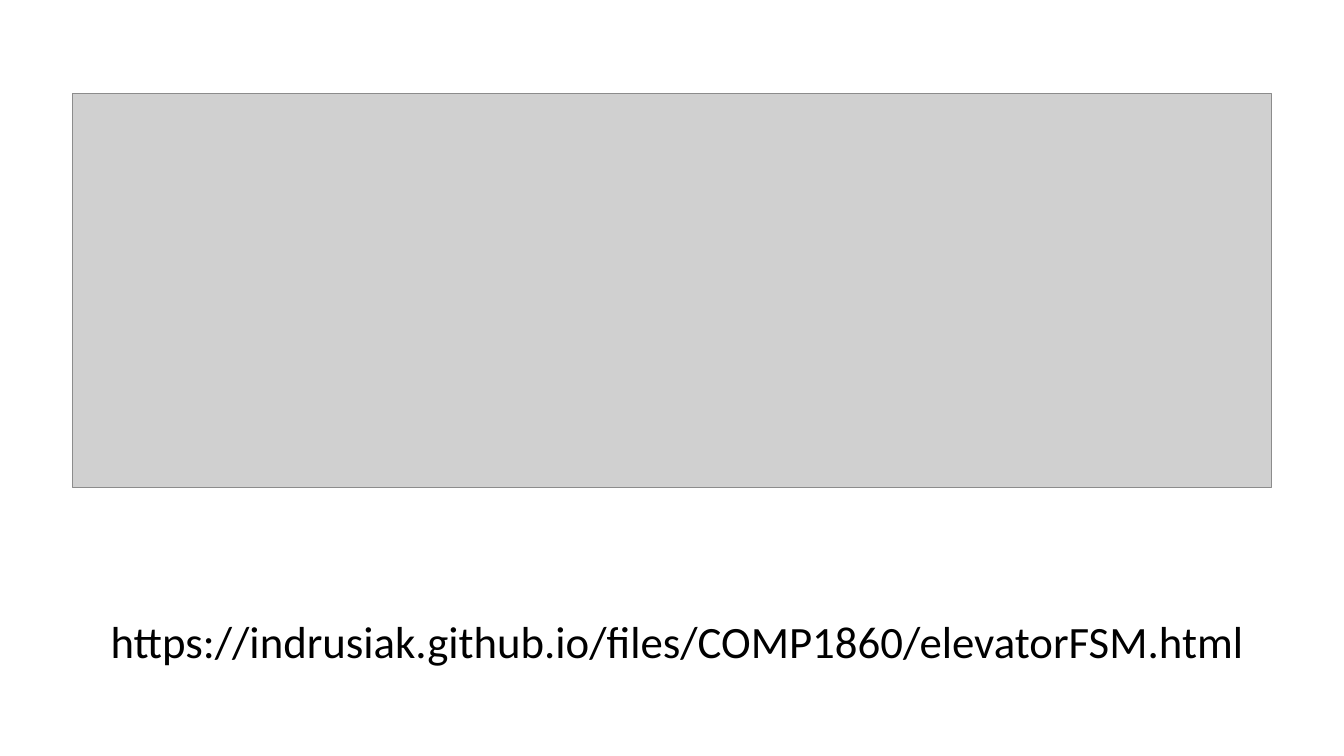
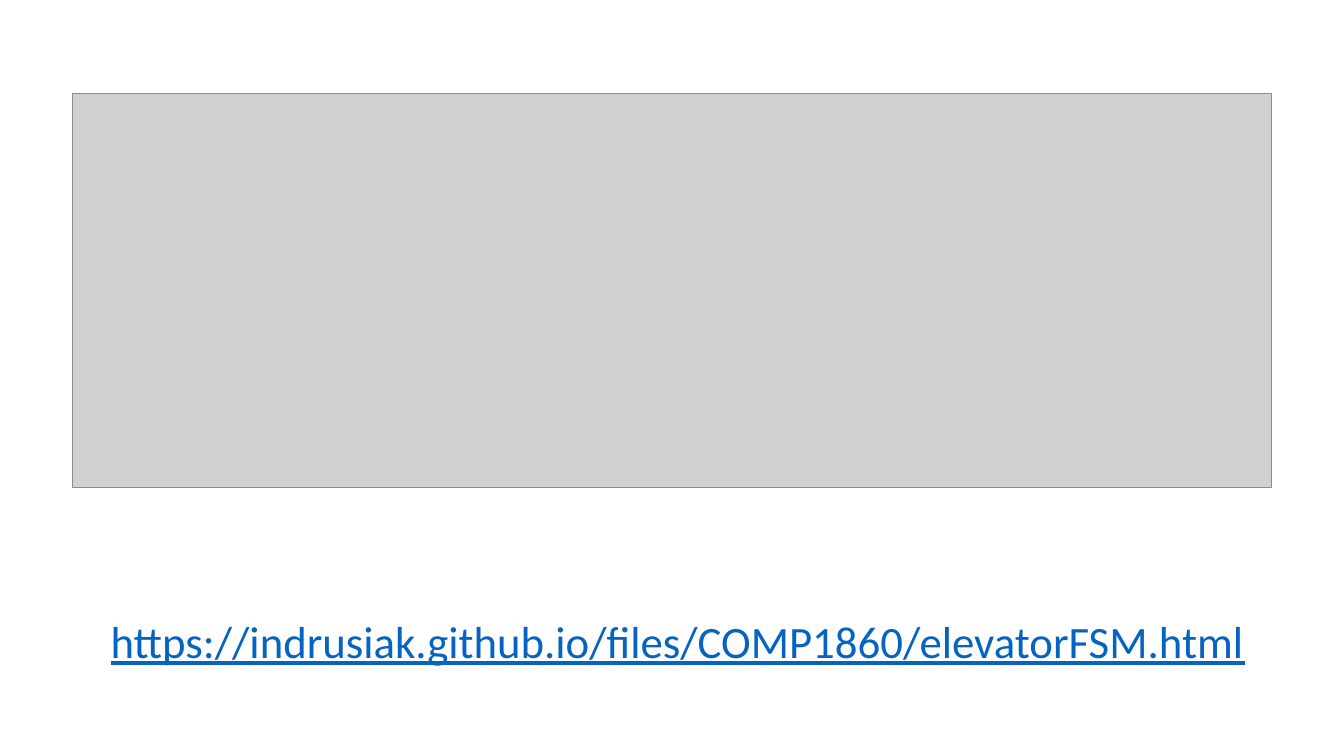
Before and after one commit to vcboy1/Leeds, a slide deck: slide 19 of 26fall/1860/Lecture/Week1.8/Lec 1.8.1 Designing Sequential logic circuits.pptx (slide 18 before the commit). Drawn at 1344x756 pixels with LibreOffice and Linux fonts; fonts in the diff are those of the drawing; grey boxes stand for pictures. Boxes give left, top, right and bottom in pixels: in the first picture for what was removed or moved away, otherwise in the second. Text is boxed around its words. In the diff, an @@ line names an element or a change of style, - is before the commit and + after.

```diff
--- a/26fall/1860/Lecture/Week1.8/Lec 1.8.1 Designing Sequential logic circuits.pptx
+++ b/26fall/1860/Lecture/Week1.8/Lec 1.8.1 Designing Sequential logic circuits.pptx
@@ text "https://indrusiak.github.io/files/COMP1860/elevatorFSM.html" at [111,627,1244,666]: text colour #000000 to #0563C1, underline on @@
```
Also in this commit, not shown: 3 other slides changed, 2 slides added, 1 slide removed, 3 other files.
